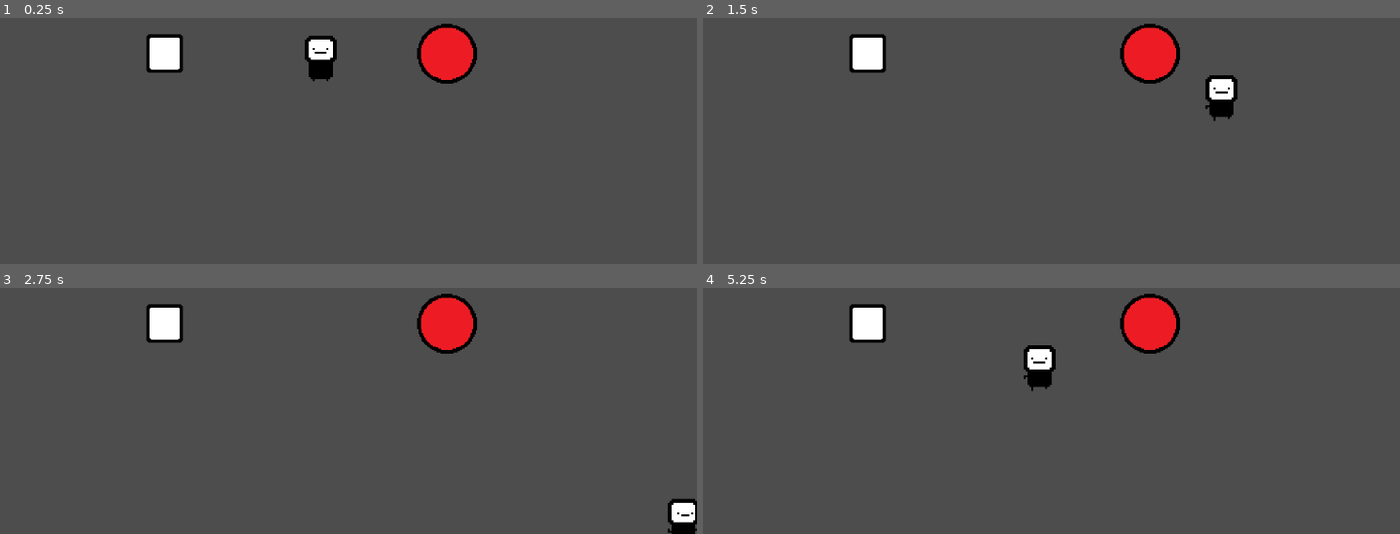
Above: before the commit, frames 1-4 (two rows, left to right).
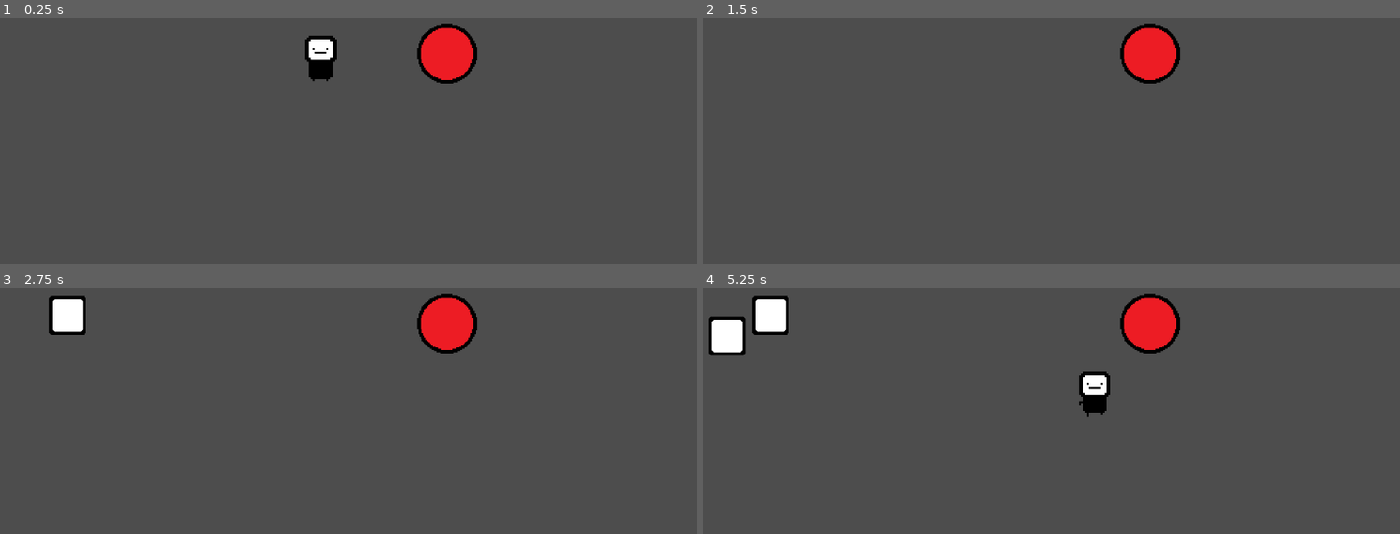
Above: after the commit, the same moments.

Repository: hugobiella/bit-memory
Game: Godot game, scene res://scenes/game.tscn
Same seed, same stepped clock (60 frames per second), same inputs: the game is played once before the commit and once after it.
Inputs:
- Up to frame 1 (0.25 s): no input
- Up to frame 2 (1.5 s): hold D (move_right) 0.53-1.28 s; hold E (interact) 0.53-1.28 s; hold S (move_down) from 1.28 s (still down); tap E (interact) at 1.35 s
- Up to frame 3 (2.75 s): release S (move_down) at 2.03 s; hold D (move_right) from 2.03 s (still down); hold E (interact) from 2.03 s (still down)
- Up to frame 4 (5.25 s): release D (move_right) at 2.78 s; release E (interact) at 2.78 s; hold W (move_up) 2.78-3.53 s; tap E (interact) at 2.85, 4.35 s; tap Enter at 3.5 s; hold E (interact) 3.53-4.28 s; hold A (move_left) 3.53-5.03 s; hold S (move_down) from 5.03 s (still down); hold E (interact) from 5.03 s (still down)

The runs differ from the first frame. In frame 1, 0.8% of the frame differs, in the area x 20-27%, y 6-23%; in frame 2, 1.5%; in frame 3, 2.2%; in frame 4, 3.9%, in the area x 0-59%, y 3-53%.

Commit message:
package generator updates

Diff:
--- a/new-game-project/scenes/game.tscn
+++ b/new-game-project/scenes/game.tscn
@@ -11,8 +11,8 @@
 [node name="Camera2D" type="Camera2D" parent="."]
 zoom = Vector2(0.5, 0.5)
 
-[node name="PackageGenerator" parent="." instance=ExtResource("3_xmbt7")]
-position = Vector2(-320, 0)
+[node name="PackageGenerator3" parent="." instance=ExtResource("3_xmbt7")]
+position = Vector2(-256, 0)
 
 [node name="ScoreArea" parent="." instance=ExtResource("3_nqsge")]
 position = Vector2(256, 0)
--- a/new-game-project/scripts/globals.gd
+++ b/new-game-project/scripts/globals.gd
@@ -2,6 +2,7 @@
 
 var being_carried = false
 var package_exploded = false
+const MAX_SPEED = 1000 #player speed
 var score = 0
 
 func add_points(points):
--- a/new-game-project/scripts/interaction_area.gd
+++ b/new-game-project/scripts/interaction_area.gd
@@ -7,7 +7,9 @@
 	pass
 
 func _on_body_entered(body):
+	#print("player in")
 	InteractionManager.register_area(self)
 
 func _on_body_exited(body):
+	#print("player out")
 	InteractionManager.unregister_area(self)
--- a/new-game-project/scripts/package_generator.gd
+++ b/new-game-project/scripts/package_generator.gd
@@ -1,18 +1,38 @@
 extends Node2D
 
-@export var package_scene: PackedScene  # imports scene as a var to script
-@export var amount_to_generate: int = 1
-@export var spacing: float = 0
+@export var package_scene: PackedScene
+@export var generation_interval: float = 2.5
+@export var max_packages: int = 3
+@export var spawn_area_radius: float = 100.0
+var packages_generated: Array = []
+var time_since_last_generation: float = 0.0
 
 func _ready():
-	generate_packages()
-	#if package_scene == null:
-		#print("Erro: Cena do pacote não foi definida!")
-		#return
+	set_physics_process(true)
 
-func generate_packages():
-	for i in range(amount_to_generate):
-		var package_instance = package_scene.instantiate() as RigidBody2D
-		add_child(package_instance)
-		package_instance.position = Vector2(0, i * spacing)
-		#print("Pacote gerado na posição: ", package_instance.position)
+func _physics_process(delta):
+	time_since_last_generation += delta
+
+	# Gera um pacote se o intervalo de 5 segundos foi atingido e o limite não foi excedido
+	if time_since_last_generation >= generation_interval and packages_generated.size() < max_packages:
+		generate_package()
+		time_since_last_generation = 0.0 # reset timer
+
+	# remove deleted packages from list
+	for package in packages_generated:
+		if not is_instance_valid(package):
+			packages_generated.erase(package)
+
+func generate_package():
+	# Gera coordenadas aleatórias dentro da área de spawn circular
+	var random_angle = randf_range(0, 2 * PI)  # Ângulo aleatório em radianos
+	var random_radius = randf_range(0, spawn_area_radius)  # Raio aleatório
+	var random_position = Vector2(cos(random_angle), sin(random_angle)) * random_radius
+
+	# Instancia e posiciona o pacote
+	var package_instance = package_scene.instantiate() as RigidBody2D
+	add_child(package_instance)
+	package_instance.position = global_position + random_position
+
+	# Adiciona o pacote à lista de pacotes gerados
+	packages_generated.append(package_instance)
--- a/new-game-project/scripts/player.gd
+++ b/new-game-project/scripts/player.gd
@@ -2,9 +2,7 @@
 
 var pickup_offset  # package position
 var carrying_object = null
-
 const ACCELERATION = 10000
-const MAX_SPEED = 500
 
 @onready var sprite = $AnimatedSprite2D
 
@@ -19,30 +17,31 @@
 	if input_vector == Vector2.ZERO:
 		velocity = Vector2.ZERO
 		sprite.play("idle")
-		pickup_offset = Vector2(0, -100)
+		pickup_offset = Vector2(0, -90)
 	else:
 		apply_movement(input_vector * ACCELERATION * delta)
 		move_and_slide()
 		if abs(input_vector.x) > abs(input_vector.y):
 			if input_vector.x > 0:
 				sprite.play("run_right")
-				pickup_offset = Vector2(100, 0)
+				pickup_offset = Vector2(90, 0)
 			else:
 				sprite.play("run_left")
-				pickup_offset = Vector2(-100, 0)
+				pickup_offset = Vector2(-90, 0)
 		else:
 			if input_vector.y > 0:
 				sprite.play("run_down")
-				pickup_offset = Vector2(0, 100)
+				pickup_offset = Vector2(0, 90)
 			else:
 				sprite.play("run_up")
-				pickup_offset = Vector2(0, -100)
+				pickup_offset = Vector2(0, -90)
 
 func apply_movement(amount) -> void:
 	velocity += amount
-	velocity = velocity.limit_length(MAX_SPEED)
+	velocity = velocity.limit_length(Globals.MAX_SPEED)
 
 func pickup_object(object: RigidBody2D):
+	Globals.package_exploded = false
 	carrying_object = object
 	object.get_parent().remove_child(object)
 	get_parent().add_child(object)
--- a/new-game-project/scripts/score_area.gd
+++ b/new-game-project/scripts/score_area.gd
@@ -1,10 +1,11 @@
 extends Area2D
 
 func _on_body_entered(body):
+	var player = get_tree().get_first_node_in_group("player") as CharacterBody2D
 	print("body detected: ", body.name)
-	if body is RigidBody2D and body.name == "package":
-		var player = get_tree().get_first_node_in_group("player") as CharacterBody2D
+	if body is RigidBody2D:
 		Globals.package_exploded = true
 		Globals.add_points(10)
 		print("deleting package...")
+		Globals.being_carried = false # reset value for label to show
 		body.queue_free()
